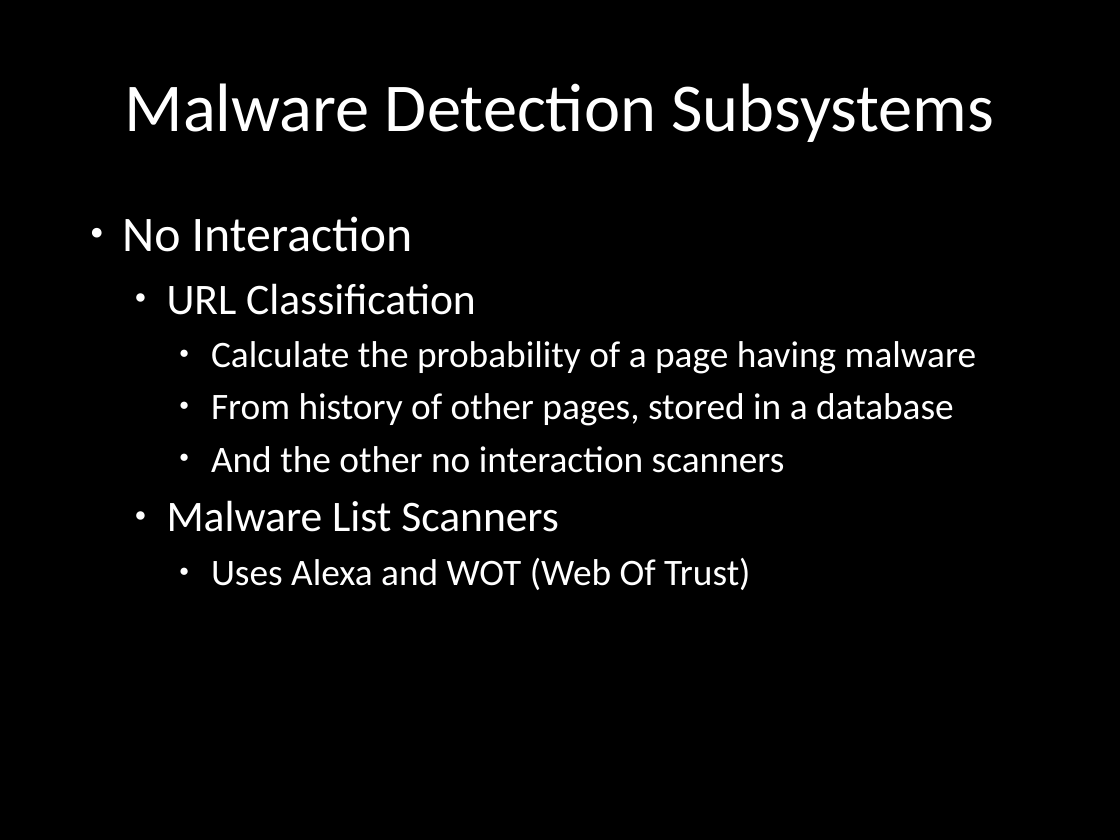
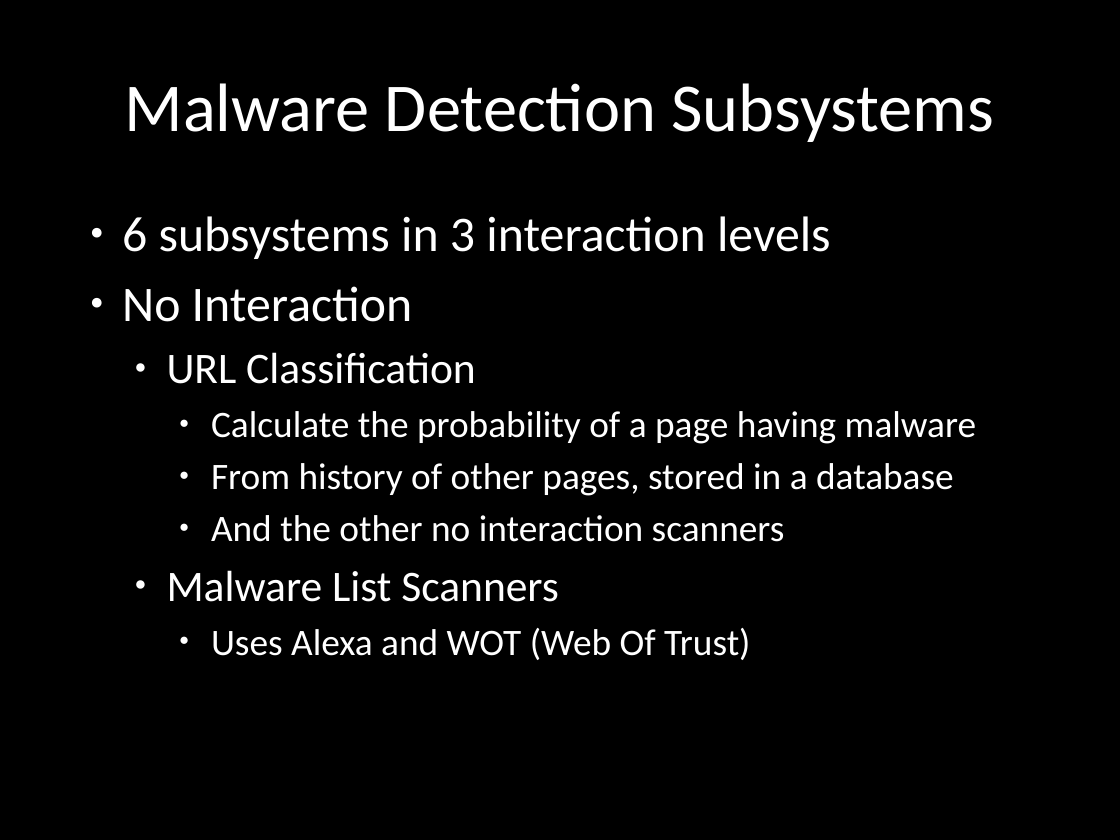
Before and after one commit to chrissorchard/malucrawl, a slide deck: slide 8 of doc/pres3/wk12-progress.pptx (slide 9 before the commit). Drawn at 1120x840 pixels with LibreOffice and Linux fonts; fonts in the diff are those of the drawing; background and template pictures are left out. Boxes give left, top, right and bottom in pixels: in the first picture for what was removed or moved away, otherwise in the second. Text is boxed around its words. In the diff, an @@ line names an element or a change of style, - is before the commit and + after.

```diff
--- a/doc/pres3/wk12-progress.pptx
+++ b/doc/pres3/wk12-progress.pptx
@@ text at [122,216,831,259]: paragraph added @@
+● 6 subsystems in 3 interaction levels
```
Also in this commit, not shown: 5 other slides changed, 6 slides added, 4 slides removed.
